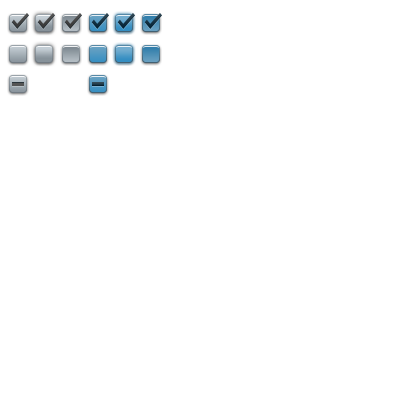
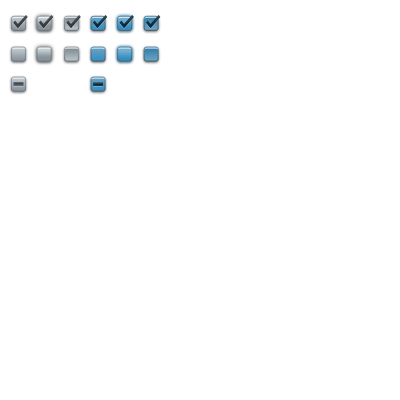
Layer changes from the first 400x400 image to the second:
painted on "Shape 2 copy 15" (2nd of 2, in "Check Boxes Small") over [89, 75, 107, 93]
painted on "Shape 2 copy 14" (2nd of 2, in "Check Boxes Small") over [9, 75, 27, 93]
painted on "Shape 2 copy 13" (7th of 12, in "Check Boxes Small" › "deselected copy 5") over [142, 45, 160, 63]
painted on "Shape 67 copy 10" (7th of 12, in "Check Boxes Small" › "selected copy 5") over [144, 12, 162, 29]
painted on "Shape 2 copy 11" (7th of 12, in "Check Boxes Small" › "selected copy 5") over [142, 14, 160, 32]
painted on "Shape 2 copy 13" (8th of 12, in "Check Boxes Small" › "deselected copy 4") over [115, 45, 133, 63]
painted on "Shape 67 copy 10" (8th of 12, in "Check Boxes Small" › "selected copy 4") over [117, 12, 135, 29]
painted on "Shape 2 copy 11" (8th of 12, in "Check Boxes Small" › "selected copy 4") over [115, 14, 133, 32]
painted on "Shape 2 copy 13" (9th of 12, in "Check Boxes Small" › "deselected copy 3") over [89, 45, 107, 63]
painted on "Shape 67 copy 10" (9th of 12, in "Check Boxes Small" › "selected copy 3") over [91, 12, 109, 29]
painted on "Shape 2 copy 11" (9th of 12, in "Check Boxes Small" › "selected copy 3") over [89, 14, 107, 32]
painted on "Shape 2 copy 13" (10th of 12, in "Check Boxes Small" › "deselected copy 8") over [62, 45, 80, 63]
painted on "Shape 2 copy 11" (10th of 12, in "Check Boxes Small" › "selected copy 8") over [62, 14, 80, 32]
painted on "Shape 2 copy 13" (11th of 12, in "Check Boxes Small" › "deselected copy 7") over [35, 45, 53, 63]
painted on "Shape 2 copy 11" (11th of 12, in "Check Boxes Small" › "selected copy 7") over [35, 14, 53, 32]
painted on "Shape 2 copy 13" (12th of 12, in "Check Boxes Small" › "deselected copy 6") over [9, 45, 27, 63]
painted on "Shape 2 copy 11" (12th of 12, in "Check Boxes Small" › "selected copy 6") over [9, 14, 27, 32]
showed "Background", painted on it over [7, 10, 162, 96]
…and 5 more changes (5 painted)
